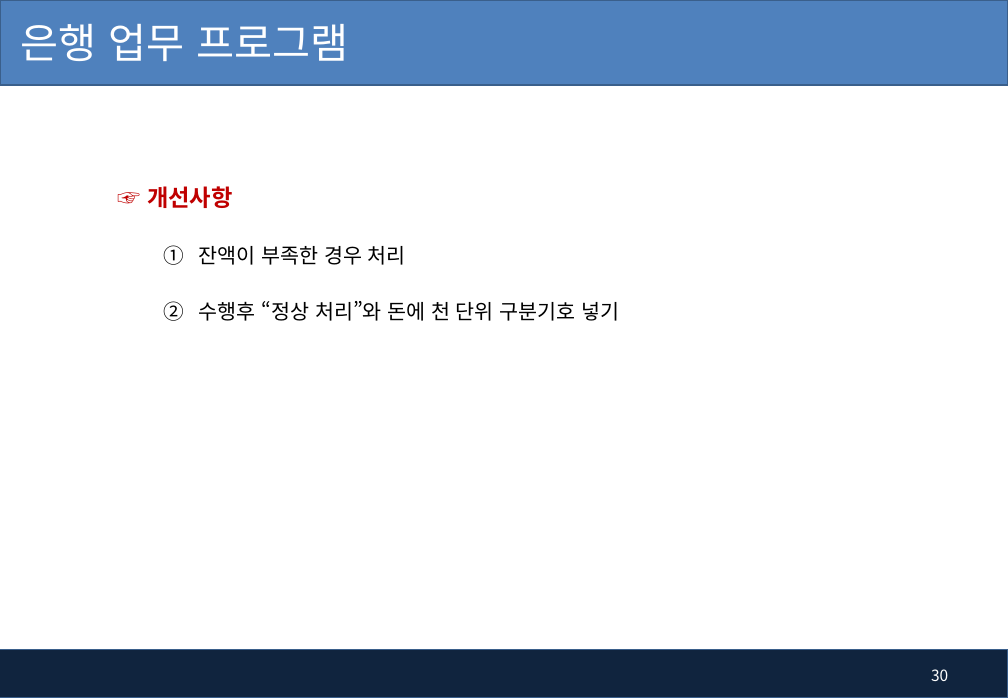
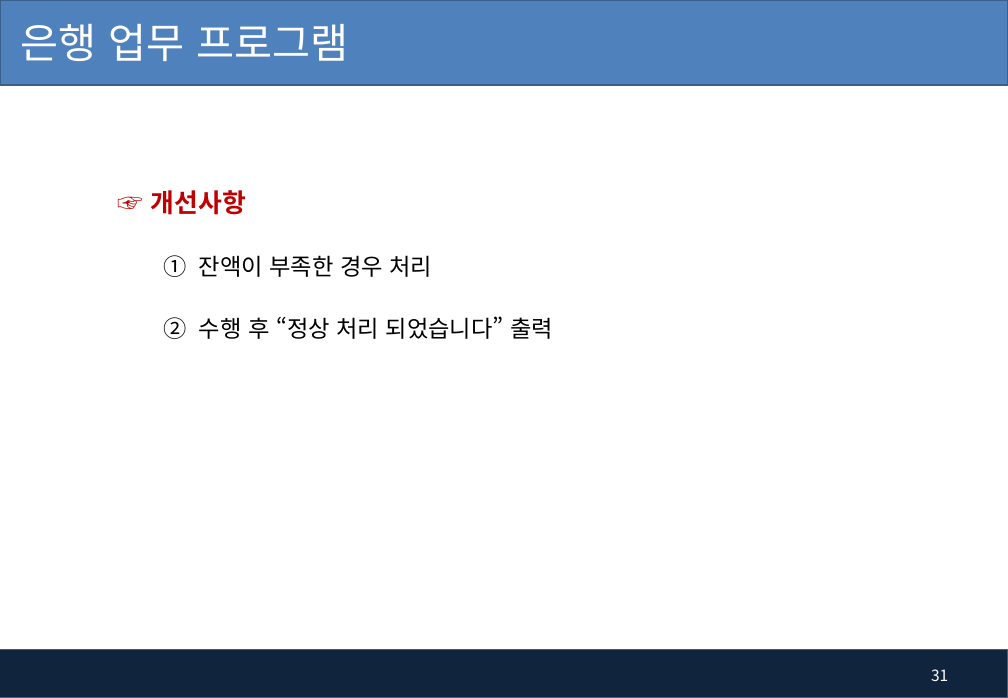
Before and after one commit to pshho/ngreen_project, a slide deck: slide 31 of javaWorks/자료/java_ppt/3장-제어문(조건, 반복).pptx (slide 30 before the commit). Drawn at 1008x698 pixels with LibreOffice and Linux fonts; fonts in the diff are those of the drawing; background and template pictures are left out. Boxes give left, top, right and bottom in pixels: in the first picture for what was removed or moved away, otherwise in the second. Text is boxed around its words. In the diff, an @@ line names an element or a change of style, - is before the commit and + after.

```diff
--- a/javaWorks/자료/java_ppt/3장-제어문(조건, 반복).pptx
+++ b/javaWorks/자료/java_ppt/3장-제어문(조건, 반복).pptx
@@ text at (151,190,433,277): size 18 to 20 pt in "☞ 개선사항"; size 16 to 18 pt in "잔액이 부족한 경우 처리" @@
@@ text at (199,316,553,339): text changed; size 16 to 18 pt @@
-  2. 수행후 “정상 처리”와 돈에 천 단위 구분기호 넣기
+  2. 수행 후 “정상 처리 되었습니다” 출력
@@ page number at (931,669,948,681): text changed @@
-30
+31
```
Also in this commit, not shown: 2 other slides changed, 1 slide added, 27 other files.
